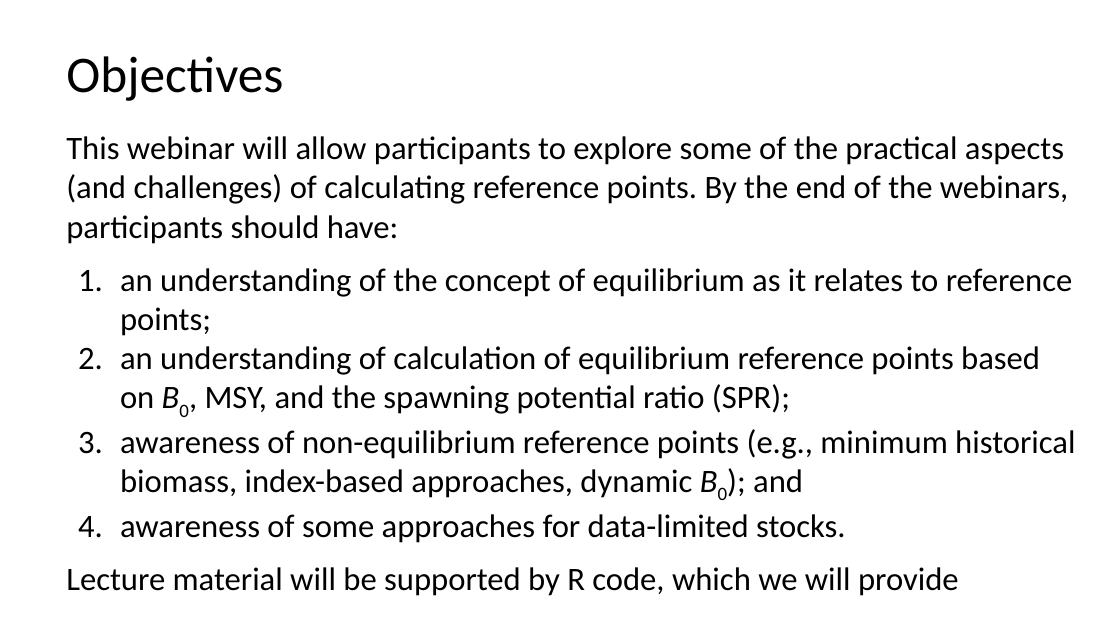
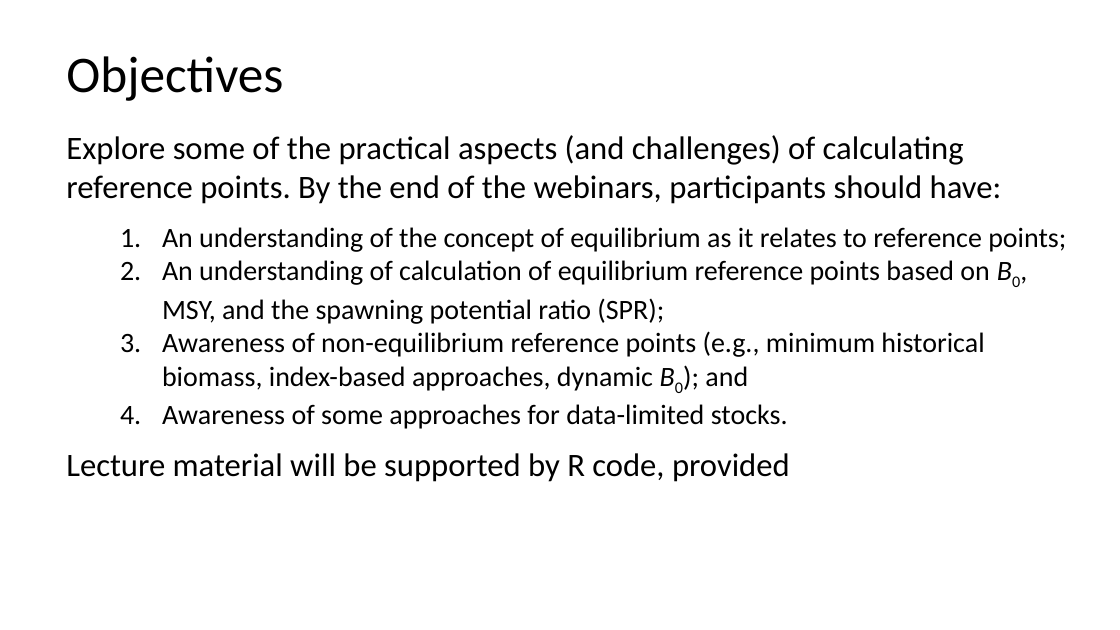
Before and after one commit to TESA-workshops/Ref-Pt-101, a slide deck: slide 3 of RefPt101_221109tb.pptx. Drawn at 1120x630 pixels with LibreOffice and Linux fonts; fonts in the diff are those of the drawing. Boxes give left, top, right and bottom in pixels: in the first picture for what was removed or moved away, otherwise in the second. Text is boxed around its words. In the diff, an @@ line names an element or a change of style, - is before the commit and + after.

```diff
--- a/RefPt101_221109tb.pptx
+++ b/RefPt101_221109tb.pptx
@@ text at (66, 135, 1066, 482): text changed; size 28 to 24 pt @@
-This webinar will allow participants to explore some of the practical aspects (and challenges) of calculating reference points. By the end of the webinars, participants should have:
-1. an understanding of the concept of equilibrium as it relates to reference points;
-2. an understanding of calculation of equilibrium reference points based on B0, MSY, and the spawning potential ratio (SPR);
-3. awareness of non-equilibrium reference points (e.g., minimum historical biomass, index-based approaches, dynamic B0); and
-4. awareness of some approaches for data-limited stocks.
-Lecture material will be supported by R code, which we will provide
+Explore some of the practical aspects (and challenges) of calculating reference points. By the end of the webinars, participants should have:
+  1. An understanding of the concept of equilibrium as it relates to reference points;
+  2. An understanding of calculation of equilibrium reference points based on B0, MSY, and the spawning potential ratio (SPR);
+  3. Awareness of non-equilibrium reference points (e.g., minimum historical biomass, index-based approaches, dynamic B0); and
+  4. Awareness of some approaches for data-limited stocks.
+Lecture material will be supported by R code, provided
```
Also in this commit, not shown: 10 other slides changed, 6 slides added, 4 slides removed.
